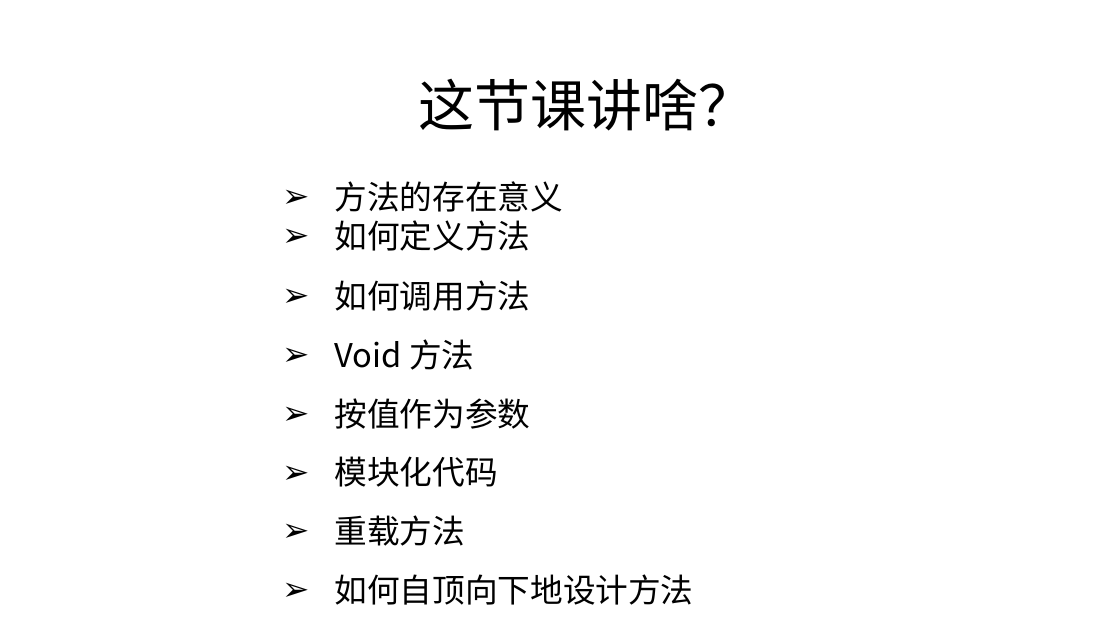
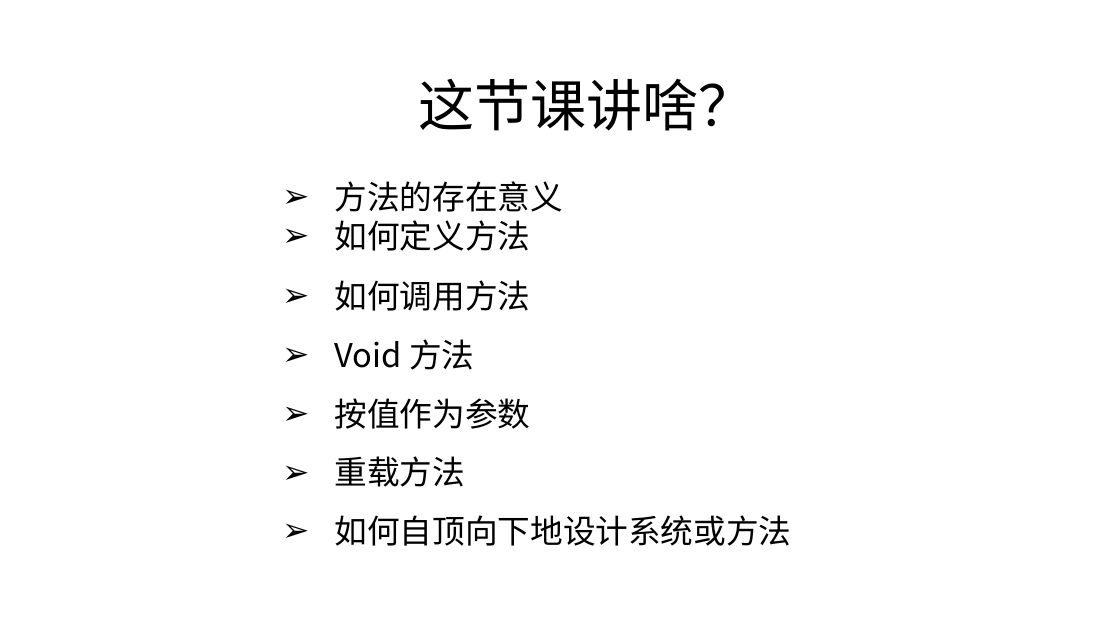
Before and after one commit to zjyesir/hmc_java_1, a slide deck: slide 2 of ppt/2.3 方法.pptx. Drawn at 1120x630 pixels with LibreOffice and Linux fonts; fonts in the diff are those of the drawing; background and template pictures are left out. Boxes give left, top, right and bottom in pixels: in the first picture for what was removed or moved away, otherwise in the second. Text is boxed around its words. In the diff, an @@ line names an element or a change of style, - is before the commit and + after.

Commit message:
方法 ppt做好

```diff
--- a/ppt/2.3 方法.pptx
+++ b/ppt/2.3 方法.pptx
@@ text at <box>335,456,498,487</box>: paragraph removed @@
-➢ 模块化代码
@@ text at <box>335,515,792,546</box>: text changed @@
-➢ 如何自顶向下地设计方法
+➢ 如何自顶向下地设计系统或方法
```
Also in this commit, not shown: 1 other slide changed, 11 slides added, 14 slides removed, 2 other files.
